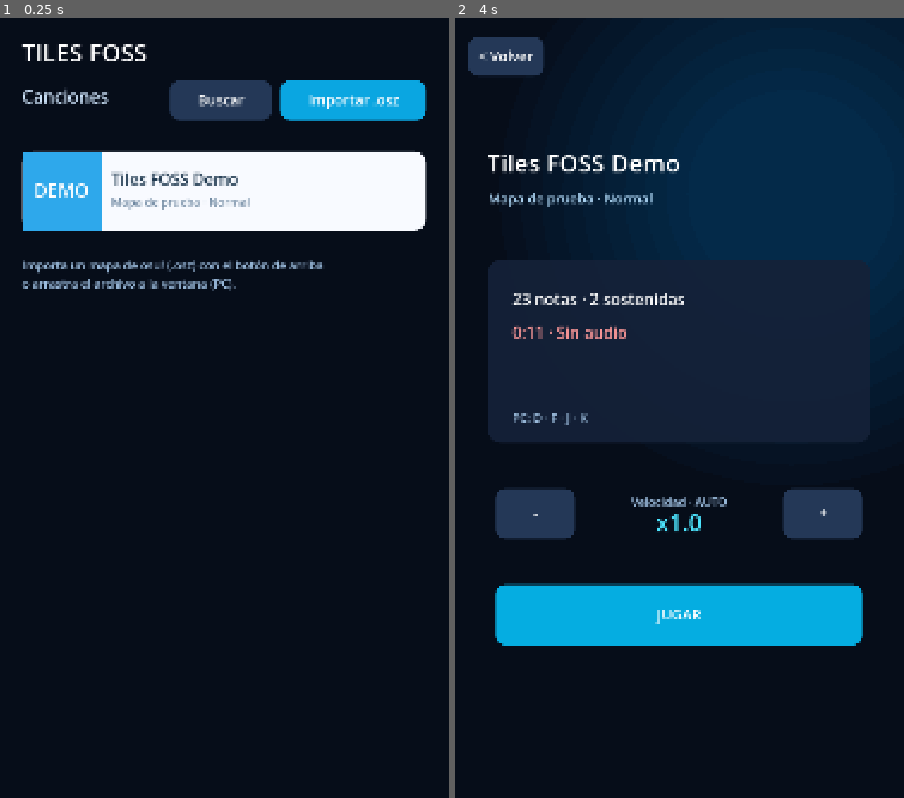
Above: before the commit, frames 1-2 (left to right).
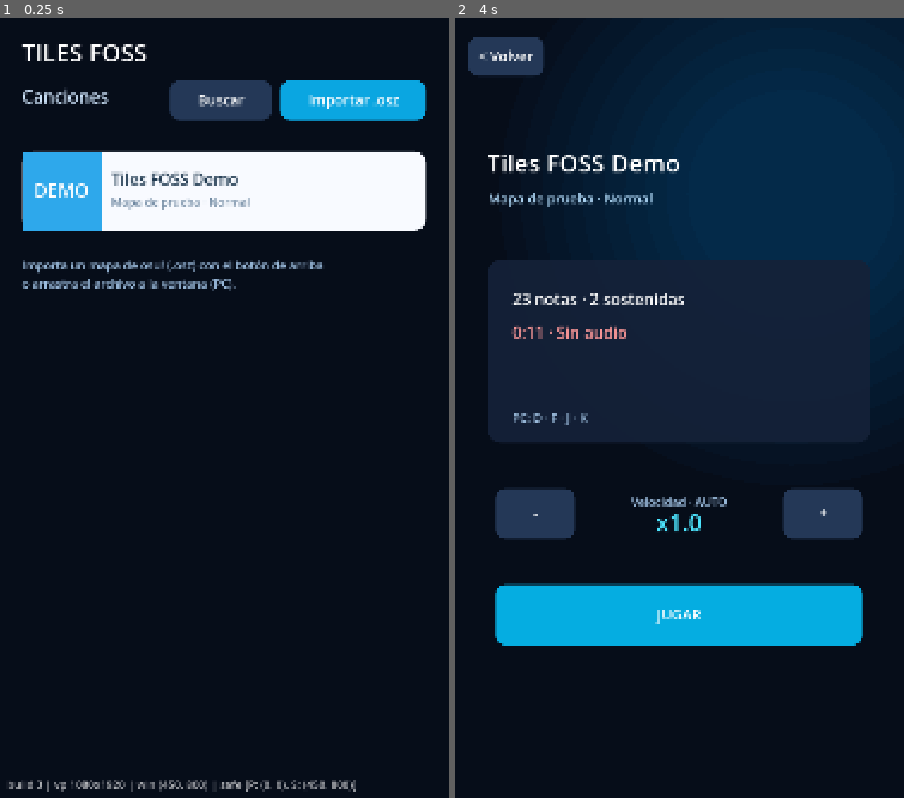
Above: after the commit, the same moments.

Repository: RikoxDeK/Tiles-FOSS
Game: Godot game, scene res://scenes/Main.tscn
Two runs of this game, one before a commit and one after it. Both use one fixed random seed, a clock stepped at 60 frames per second and the inputs below.
Inputs (mouse positions are in pixels of both pictures, inside the frame that each line leads up to):
- Up to frame 1 (0.25 s): no input
- Up to frame 2 (4 s): tap Enter at 0.5, 2, 3.5 s; move the mouse to (657, 579) at 0.52 s; hold D 0.53-1.25 s; tap F at 0.6 s; click (657, 579) at 0.67 s; tap Space at 1.25, 2.75 s; drag from (814, 540) to (657, 579) at 1.27 s; move the mouse to (544, 298) at 2.02 s; tap K at 2.1 s; click (544, 298) at 2.17 s; drag from (701, 415) to (544, 298) at 2.77 s; move the mouse to (612, 220) at 3.52 s; tap J at 3.6 s; click (612, 220) at 3.67 s

The runs differ from the first frame. In frame 1, 0.5% of the frame differs, in the area x 2-80%, y 97-100%; in frame 2, nothing differs.

Commit message:
Ventana de acierto por cuerpo de tecla, filtro de ratón en móvil, margen de cámara

Diff:
--- a/scripts/main.gd
+++ b/scripts/main.gd
@@ -12,6 +12,7 @@
 const OsuImporter = preload("res://scripts/osu_importer.gd")
 const START_TIME := -100.0
 const LIST_TOP := 320.0
+const HIT_LATE := 0.28      # segundos de margen para tocar una tecla tarde
 const CARD_H := 190.0
 const CARD_GAP := 24.0
 const DEMO_ENTRY := {"demo": true, "title": "Tiles FOSS Demo", "artist": "Mapa de prueba", "version": "Normal", "badge": "DEMO"}
@@ -197,7 +198,7 @@
 				note.done = true
 				note.holding = false
 				_hit(note.lane, "PERFECT", 180, hit_y)
-		elif note.type != "start" and song_time > note.time + 0.28:
+		elif note.type != "start" and song_time > note.time + HIT_LATE:
 			var miss_position: float = hit_y + (song_time - note.time) * speed
 			note.done = true
 			_miss(note.lane, miss_position)
@@ -213,7 +214,8 @@
 func _unhandled_input(event: InputEvent) -> void:
 	# En Android cada toque llega dos veces: como InputEventScreenTouch y como un
 	# clic de ratón emulado (device = -1). Nos quedamos solo con el toque real.
-	if (event is InputEventMouseButton or event is InputEventMouseMotion) and event.device == InputEvent.DEVICE_ID_EMULATION:
+	# En móvil no hay ratón real: se ignora todo evento de ratón (son copias emuladas del toque).
+	if (event is InputEventMouseButton or event is InputEventMouseMotion) and (OS.has_feature("mobile") or event.device == InputEvent.DEVICE_ID_EMULATION):
 		return
 	if event is InputEventScreenTouch:
 		_pointer(event.position, event.pressed, event.index)
@@ -318,16 +320,21 @@
 				return
 		_effect(lane, hit_y, Color(1.0, 0.15, 0.18, 0.84))
 		return
+	# La tecla se dibuja con su borde inferior en la línea de golpeo al llegar su hora,
+	# así que el cuerpo (alto NORMAL_HEIGHT) se ve ANTES. Se puede tocar en cualquier
+	# parte del cuerpo: la ventana "temprana" equivale al tiempo que tarda en caer su alto.
 	var best: Dictionary = {}
 	var best_diff := 999.0
 	for i in range(first_idx, notes.size()):
 		var note: Dictionary = notes[i]
-		if note.type != "start" and note.time - song_time > 0.3: break
+		if note.type != "start" and note.time - song_time > 0.6: break
 		if note.done or note.type == "start" or note.lane != lane: continue
-		var diff: float = abs(song_time - note.time)
-		if diff < best_diff:
-			best_diff = diff; best = note
-	if best.is_empty() or best_diff > 0.28:
+		var early: float = clampf(float(note.height) / speed, 0.3, 0.6)
+		var signed_diff: float = song_time - note.time
+		if signed_diff < -early or signed_diff > HIT_LATE: continue
+		best_diff = abs(signed_diff); best = note
+		break  # la más antigua pendiente del carril
+	if best.is_empty():
 		combo = 0; last_judgement = "VACÍO"; judgement_time = 0.35
 		_effect(lane, hit_y, Color(1.0, 0.15, 0.18, 0.84))
 		return
@@ -742,6 +749,8 @@
 		_button(Rect2(viewport_size.x - 670, 150, 245, 95), "Buscar", Color(0.14, 0.22, 0.34))
 		_button(Rect2(viewport_size.x - 405, 150, 350, 95), "Importar .osz", Color(0.04, 0.65, 0.88))
 	draw_set_transform(Vector2.ZERO)
+	var sa := DisplayServer.get_display_safe_area()
+	_text("build 3 | vp %dx%d | win %s | safe %s" % [viewport_size.x, viewport_size.y, DisplayServer.window_get_size(), sa], Vector2(20, viewport_size.y - 70), 26, Color(1, 1, 1, 0.75))
 	if not open_group.is_empty():
 		_draw_difficulty_picker()
 	if status_time > 0.0:
